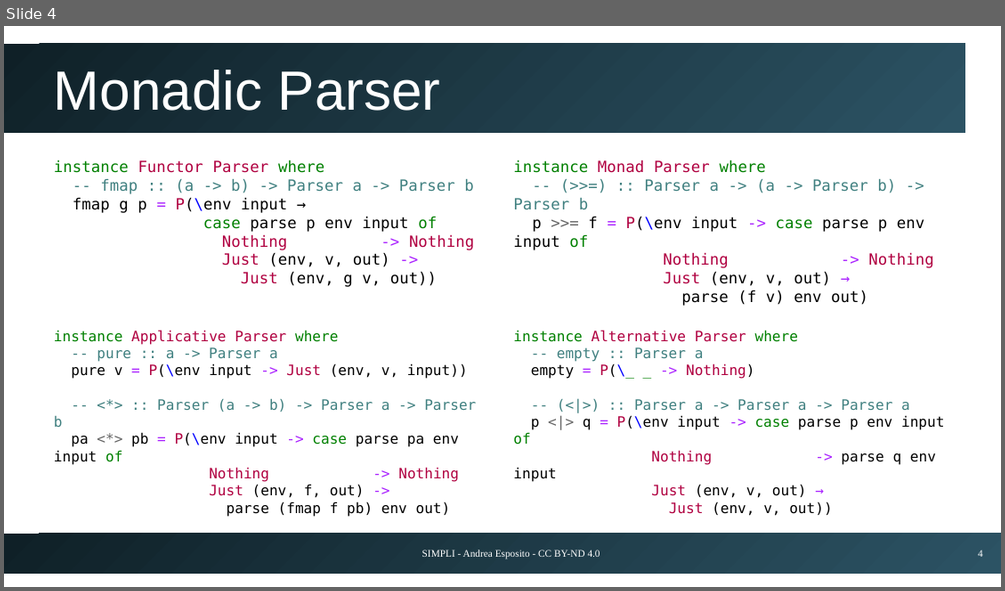
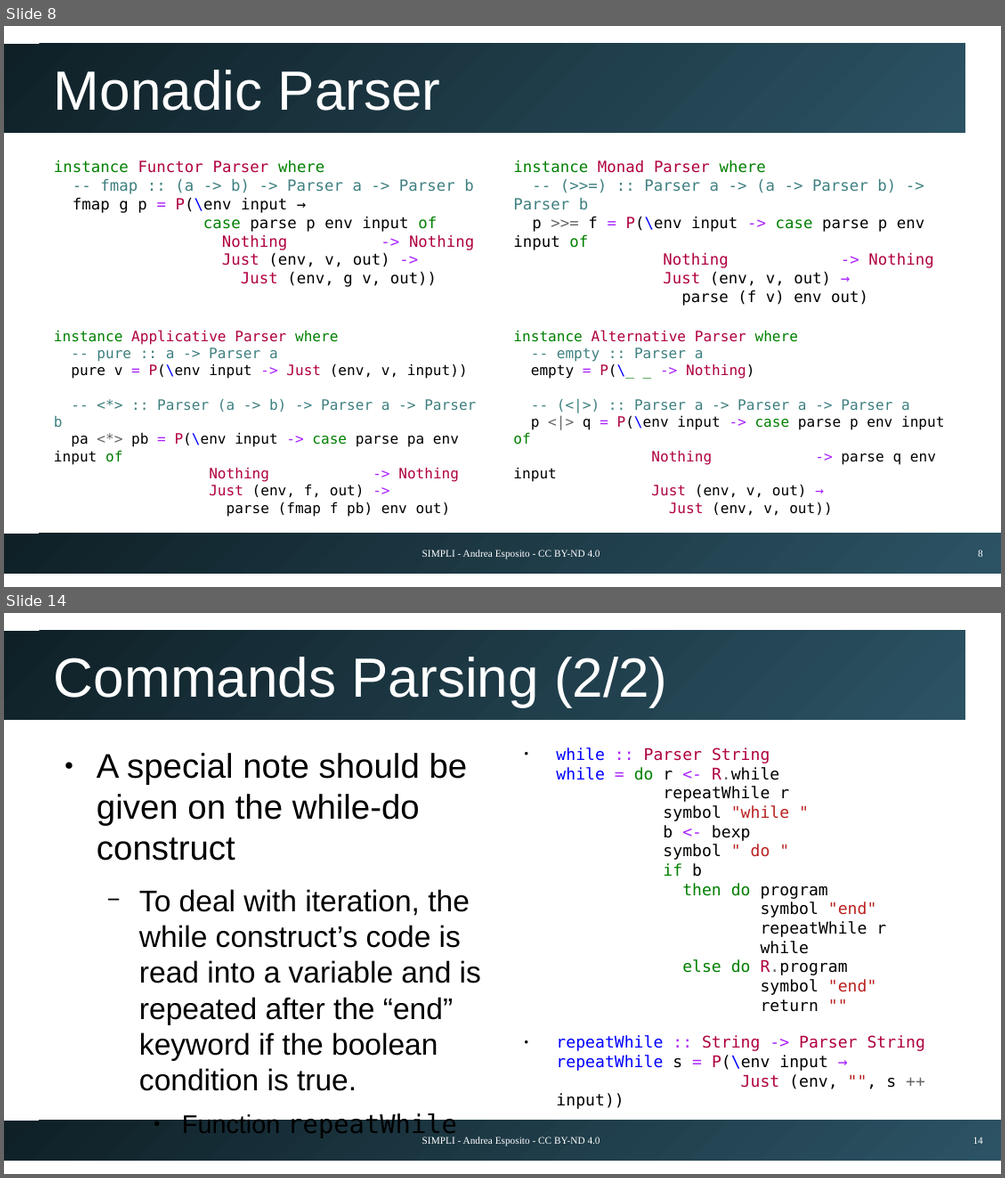
Before and after one commit to espositoandrea/simpli, a slide deck: docs/presentation.odp. Shown one above the other, each under a label of ours: slide 4 before the commit, slides 8 and 14 after it; the slides between them are not shown. The pictures are 1005x591 and 1005x1178 pixels, drawn with LibreOffice and Linux fonts; fonts in the diff are those of the drawing. Boxes give left, top, right and bottom in pixels: in the first picture for what was removed or moved away, otherwise in the second. Text is boxed around its words. In the diff, an @@ line names an element or a change of style, - is before the commit and + after.

```diff
--- a/docs/presentation.odp
+++ b/docs/presentation.odp
@@ slide 14 added at bbox=[4, 613, 1001, 1174], background #FFFFFF; not listed: 2 template elements that a slide beside it also shows @@
@@ title added at bbox=[54, 657, 668, 707], 44 pt, text #FFFFFF @@
+Commands Parsing (2/2)
@@ text added at bbox=[97, 753, 481, 1138], 23.8 pt, text #000000 @@
+● A special note should be given on the while-do construct
+  − To deal with iteration, the while construct’s code is read into a variable and is repeated after the “end” keyword if the boolean condition is true.
+    ● Function repeatWhile
@@ text added at bbox=[556, 747, 925, 1070], 12.8 pt, text #000000 @@
+● while :: Parser String
+  while = do r <- R.while
+  repeatWhile r
+  symbol "while "
+  b <- bexp
+  symbol " do "
+  if b
+  then do program
+  symbol "end"
+  repeatWhile r
+  while
+  else do R.program
+  symbol "end"
+  return ""
+● repeatWhile :: String -> Parser String
+  repeatWhile s = P(\env input →
+  Just (env, "", s ++ input))
@@ text added at bbox=[422, 1136, 600, 1145], 8 pt, text #FFFFFF @@
+SIMPLI - Andrea Esposito - CC BY-ND 4.0
@@ page number added at bbox=[973, 1136, 983, 1143], 8 pt, text #FFFFFF @@
+14
@@ what was slide 4 is now slide 8 @@
@@ page number at bbox=[978, 549, 983, 556]: text changed @@
-4
+8
```
Also in this commit, not shown: 1 slide changed, 12 other slides added.
